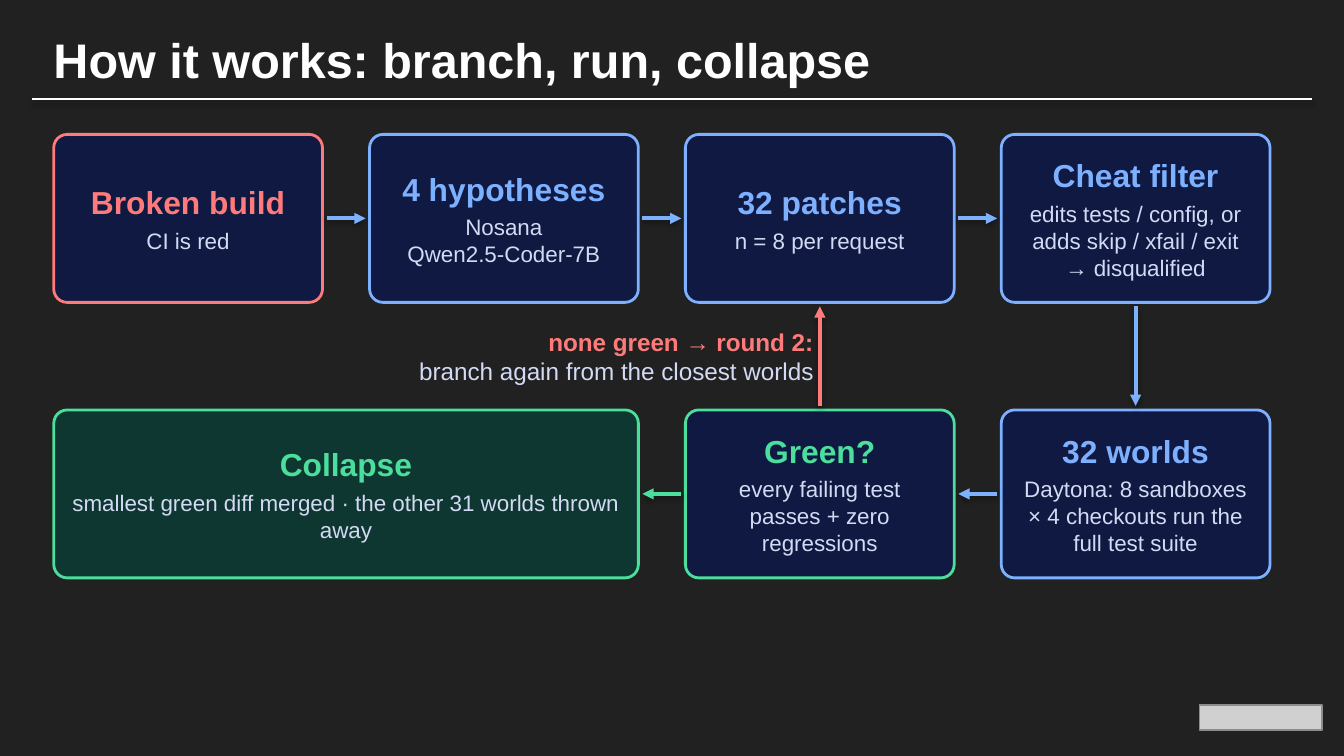
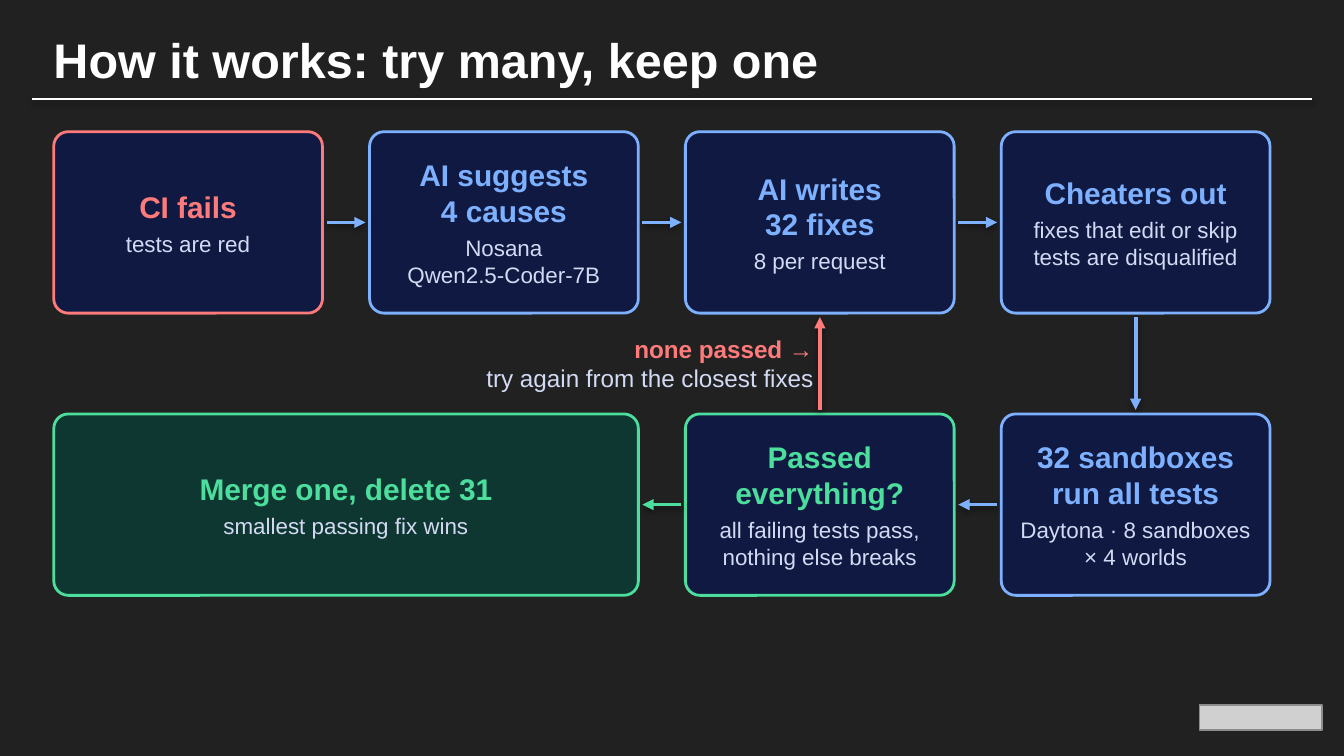
Before and after one commit to 0xtkey256/everett, a slide deck: slide 5 of deck/Everett.pptx. Drawn at 1344x756 pixels with LibreOffice and Linux fonts; fonts in the diff are those of the drawing; grey boxes stand for pictures; background and template pictures are left out. Boxes give left, top, right and bottom in pixels: in the first picture for what was removed or moved away, otherwise in the second. Text is boxed around its words. In the diff, an @@ line names an element or a change of style, - is before the commit and + after.

```diff
--- a/deck/Everett.pptx
+++ b/deck/Everett.pptx
@@ text at (53,43,818,88): text changed @@
-How it works: branch, run, collapse
+How it works: try many, keep one
@@ rounded rectangle "CI fails": place and size @@
-rounded rectangle "CI fails" at (54,134,323,302)
+rounded rectangle "CI fails" at (54,132,323,313)
@@ rounded rectangle "AI suggests": place and size @@
-rounded rectangle "AI suggests" at (370,134,638,302)
+rounded rectangle "AI suggests" at (370,132,638,313)
@@ rounded rectangle "AI writes": place and size @@
-rounded rectangle "AI writes" at (685,134,954,302)
+rounded rectangle "AI writes" at (685,132,954,313)
@@ rounded rectangle "Cheaters out": place and size @@
-rounded rectangle "Cheaters out" at (1001,134,1270,302)
+rounded rectangle "Cheaters out" at (1001,132,1270,313)
@@ text in rounded rectangle at (419,165,588,223): text changed; size 17 to 16 pt @@
-4 hypotheses
+AI suggests
+4 causes
@@ text in rounded rectangle at (754,178,886,274): text changed; size 12 to 16 pt; text colour #D3DAF3 to #7DB1FF; bold on @@
-32 patches
-n = 8 per request
+AI writes
+32 fixes
+8 per request
@@ text in rounded rectangle at (126,196,250,252): text changed; size 17 to 12 pt; text colour #FF7B7B to #D3DAF3; bold off @@
-Broken build
-CI is red
+CI fails
+tests are red
@@ text in rounded rectangle at (1034,182,1237,270): text changed @@
-Cheat filter
-edits tests / config, or adds skip / xfail / exit → disqualified
+Cheaters out
+fixes that edit or skip tests are disqualified
@@ 3 arrows: place and size @@
-3 arrows at (327,218,997,218)
+3 arrows at (327,223,997,223)
@@ arrow moved from (820, 406) - (820, 306) to (820, 410) - (820, 317) @@
@@ arrow moved from (1136, 306) - (1136, 406) to (1136, 317) - (1136, 410) @@
@@ text at (486,340,814,392): text changed @@
-none green → round 2:
-branch again from the closest worlds
+none passed →
+try again from the closest fixes
@@ rounded rectangle "Merge one, delete 31": place and size @@
-rounded rectangle "Merge one, delete 31" at (54,410,638,578)
+rounded rectangle "Merge one, delete 31" at (54,414,638,595)
@@ rounded rectangle "Passed": place and size @@
-rounded rectangle "Passed" at (685,410,954,578)
+rounded rectangle "Passed" at (685,414,954,595)
@@ rounded rectangle "32 sandboxes": place and size @@
-rounded rectangle "32 sandboxes" at (1001,410,1270,578)
+rounded rectangle "32 sandboxes" at (1001,414,1270,595)
@@ text in rounded rectangle at (720,446,919,570): text changed @@
-Green?
-every failing test passes + zero regressions
+Passed
+everything?
+all failing tests pass, nothing else breaks
@@ text in rounded rectangle at (1020,446,1250,565): text changed @@
-32 worlds
-Daytona: 8 sandboxes × 4 checkouts run the full test suite
+32 sandboxes
+run all tests
+Daytona · 8 sandboxes × 4 worlds
@@ text in rounded rectangle at (200,478,492,539): text changed @@
-Collapse
-smallest green diff merged · the other 31 worlds thrown away
+Merge one, delete 31
+smallest passing fix wins
@@ arrow moved from (681, 493) - (642, 493) to (681, 504) - (642, 504) @@
@@ arrow moved from (997, 493) - (958, 493) to (997, 504) - (958, 504) @@
```
Also in this commit, not shown: 5 other slides changed, 1 slide added, 1 slide removed, 2 other files.
